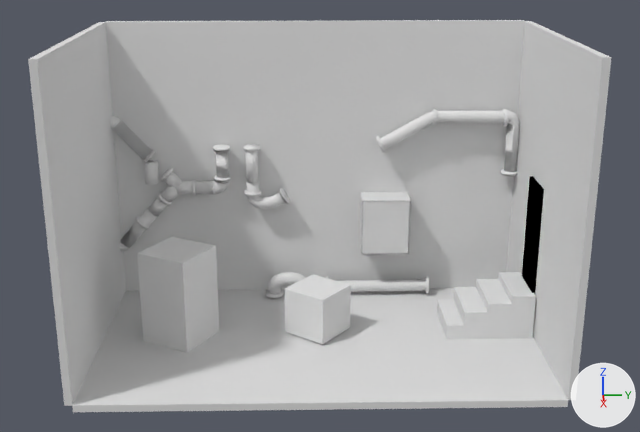
A saved change to the Blender file PSMG_Team_EasyNote/Assets/Prefabs/Keller/keller.blend.
Before and after are seen from a 50 mm lens placed at (12.35, -0.23, 5.96), pointed at (0.44, 0.02, 1.94). The axes (+X, +Y, +Z) are drawn at lower right. The lights are the same throughout.
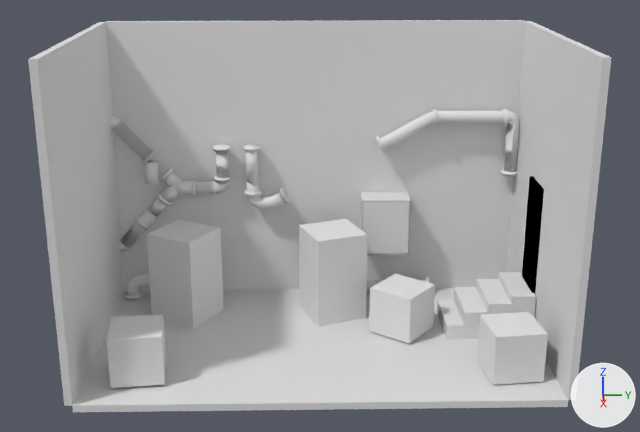
The change in detail:
Object 'Cylinder.008' (ob_cylinder_008) moves from (-1.16, -0.46, 0.32) to (-1.16, -2.77, 0.32).
Object 'Cube.006' (ob_cube_006) moves from (0.17, -0.01, 0.39) to (1.5, 2.61, 0.39).
Object 'Cube.006' (ob_cube_006) turns from (0, 0, 52) to (0, 0, 6.4) degrees about x, y and z.
Object 'Cube.003' (ob_cube_003) moves from (0.29, -2.05, 0.7) to (-0.51, -2.05, 0.7).
Object 'Cube.009' (ob_cube_009) is new; it shows a copy of the mesh of ob_cube_003.
Its location is (-0.51, 0.23, 0.7).
Its rotation in degrees is (0, 0, -69).
Its scale is (0.401, 0.401, 0.692).
Object 'Cube.010' (ob_cube_010) is new; it shows a copy of the mesh of ob_cube_006.
Its location is (0.17, 1.26, 0.39).
Its rotation in degrees is (0, 0, 52).
Its scale is (0.351, 0.351, 0.351).
Object 'Cube.011' (ob_cube_011) is new; it shows a copy of the mesh of ob_cube_006.
Its location is (1.5, -2.47, 0.4).
Its rotation in degrees is (0, 0, 6.4).
Its scale is (0.351, 0.351, 0.351).

What differs and where, as boxes (x1, y1, x2, y2) in the pictures (640 x 432 px):
'Cube.003', moved
    before: (137, 237, 219, 353)
    after: (146, 219, 224, 328)
'Cube.006', moved, turned
    before: (285, 274, 351, 344)
    after: (477, 312, 548, 385)
'Cube.009', added
    after: (299, 219, 367, 326)
'Cube.011', added
    after: (107, 314, 166, 388)
'Cube.010', added
    after: (369, 274, 435, 343)
'Cylinder.008', moved
    before: (265, 272, 305, 298)
    after: (124, 274, 150, 299)
